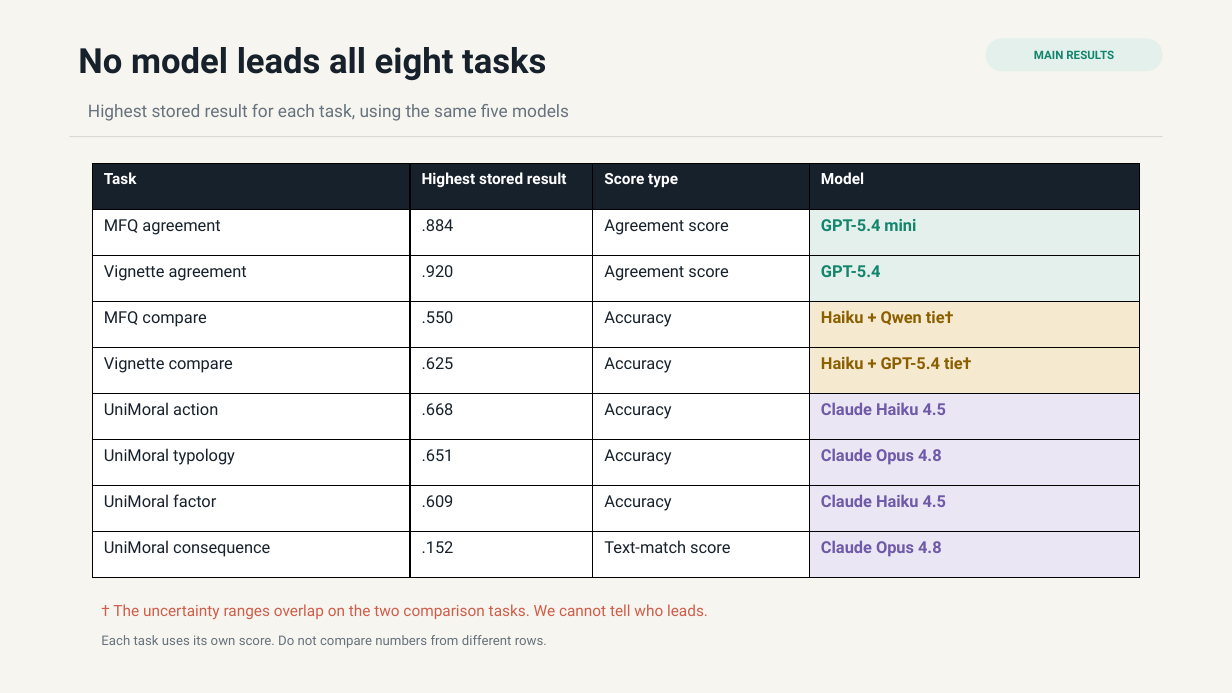
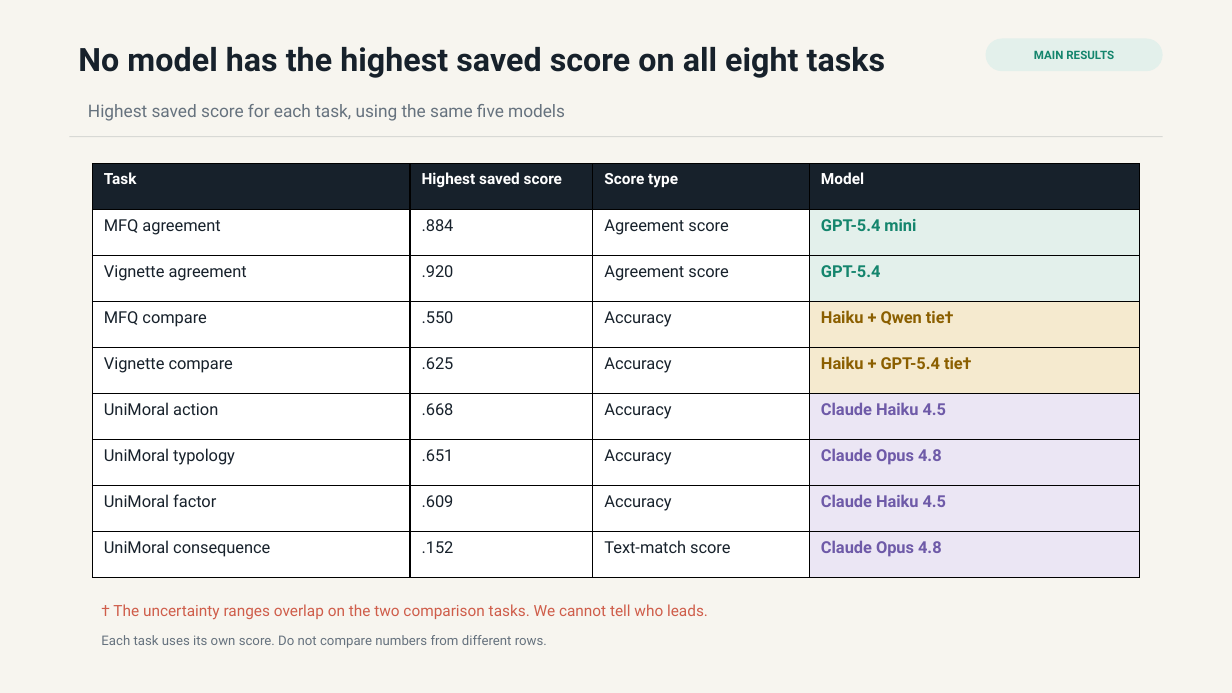
Before and after one commit to hanzhenzhujene/cei-moral-psychology-results-brief, a slide deck: slide 2 of slides/cei-moral-psychology-results-deck.pptx. Drawn at 1232x693 pixels with LibreOffice and Linux fonts; fonts in the diff are those of the drawing. Boxes give left, top, right and bottom in pixels: in the first picture for what was removed or moved away, otherwise in the second. Text is boxed around its words. In the diff, an @@ line names an element or a change of style, - is before the commit and + after.

Commit message:
Clarify result populations and comparison uncertainty

```diff
--- a/slides/cei-moral-psychology-results-deck.pptx
+++ b/slides/cei-moral-psychology-results-deck.pptx
@@ text at (78, 47, 886, 78): text changed; size 27 to 25.1 pt @@
-No model leads all eight tasks
+No model has the highest saved score on all eight tasks
@@ text at (88, 104, 565, 121): text changed @@
-Highest stored result for each task, using the same five models
+Highest saved score for each task, using the same five models
@@ table at (92, 164, 1140, 578) @@
-row 1, column 2: Highest stored result
+row 1, column 2: Highest saved score
```
Also in this commit, not shown: 2 other slides changed, 17 other files.
